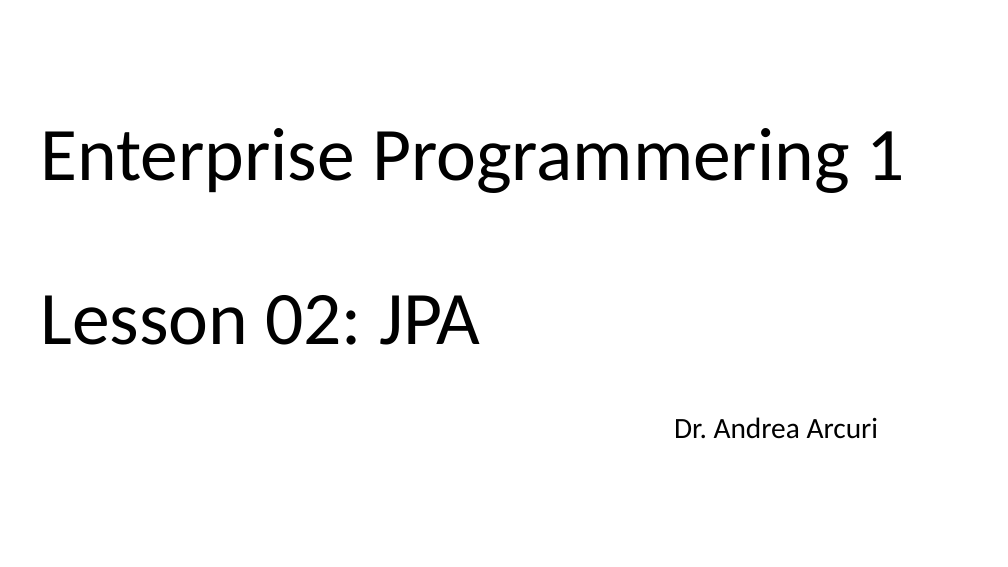
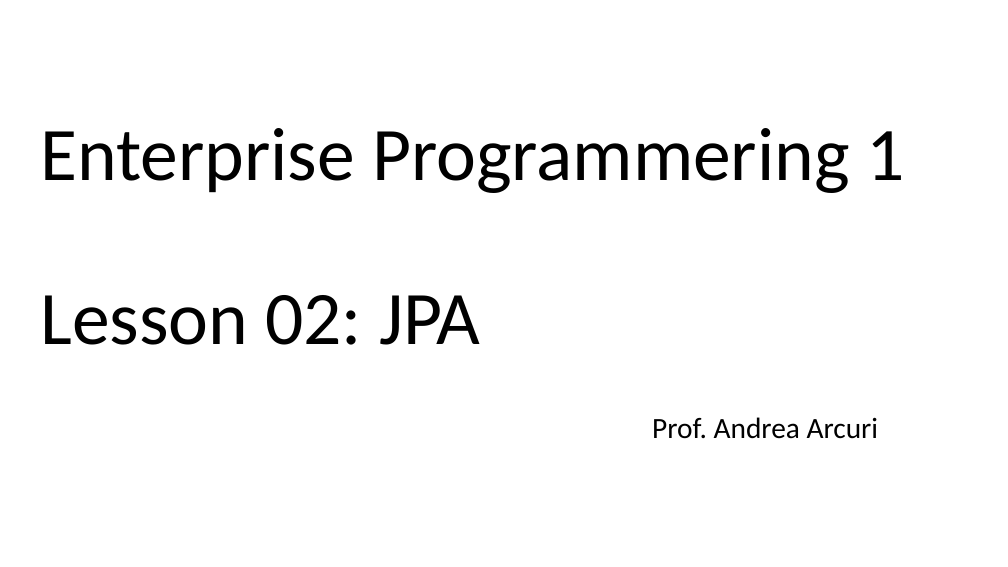
Before and after one commit to arcuri82/testing_security_development_enterprise_systems, a slide deck: slide 1 of doc/intro/slides/lesson_02_jpa.pptx. Drawn at 1008x567 pixels with LibreOffice and Linux fonts; fonts in the diff are those of the drawing. Boxes give left, top, right and bottom in pixels: in the first picture for what was removed or moved away, otherwise in the second. Text is boxed around its words. In the diff, an @@ line names an element or a change of style, - is before the commit and + after.

```diff
--- a/doc/intro/slides/lesson_02_jpa.pptx
+++ b/doc/intro/slides/lesson_02_jpa.pptx
@@ subtitle at bbox=[652, 417, 879, 439]: text changed @@
-Dr. Andrea Arcuri
+Prof. Andrea Arcuri
```
Also in this commit, not shown: 19 other files.
